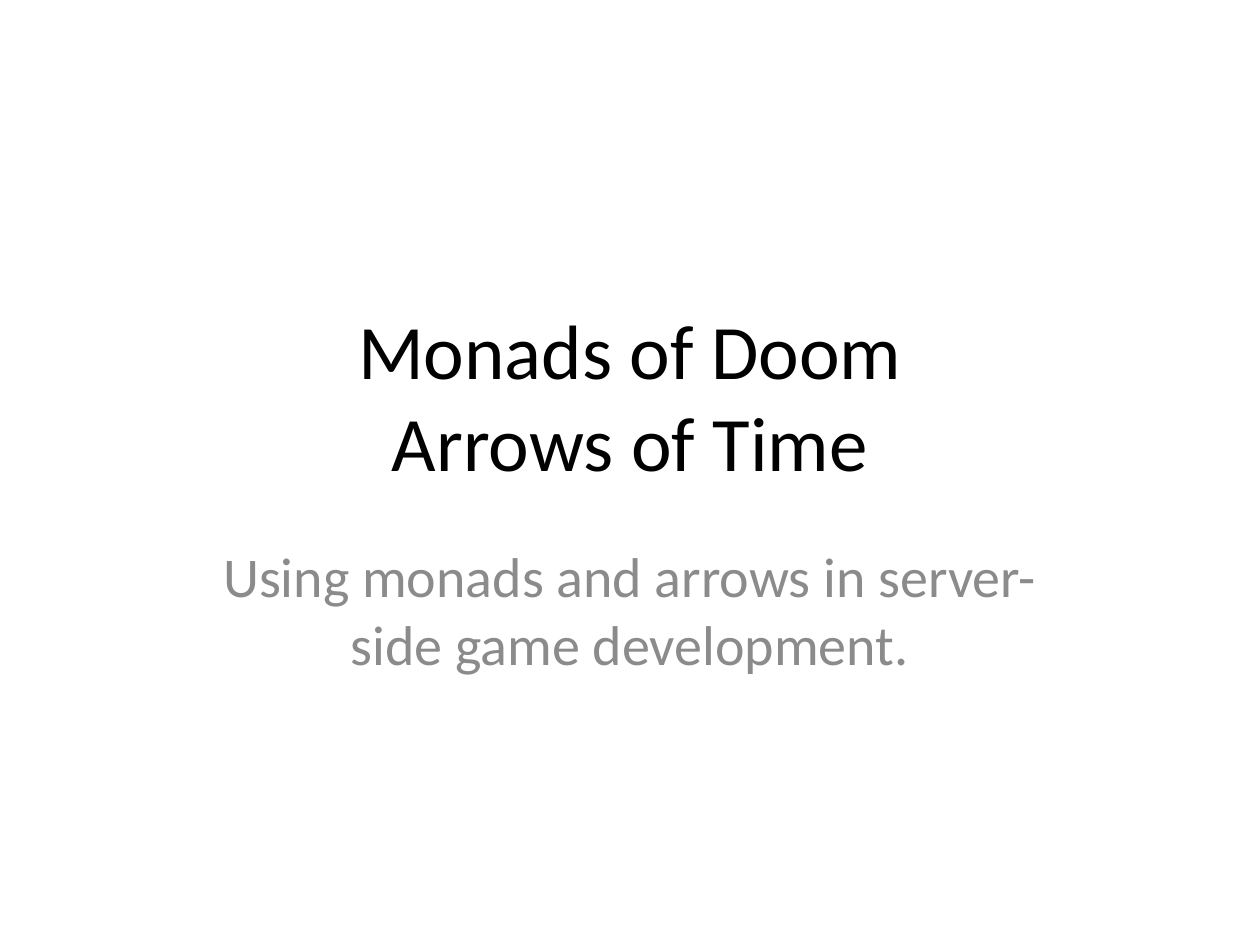
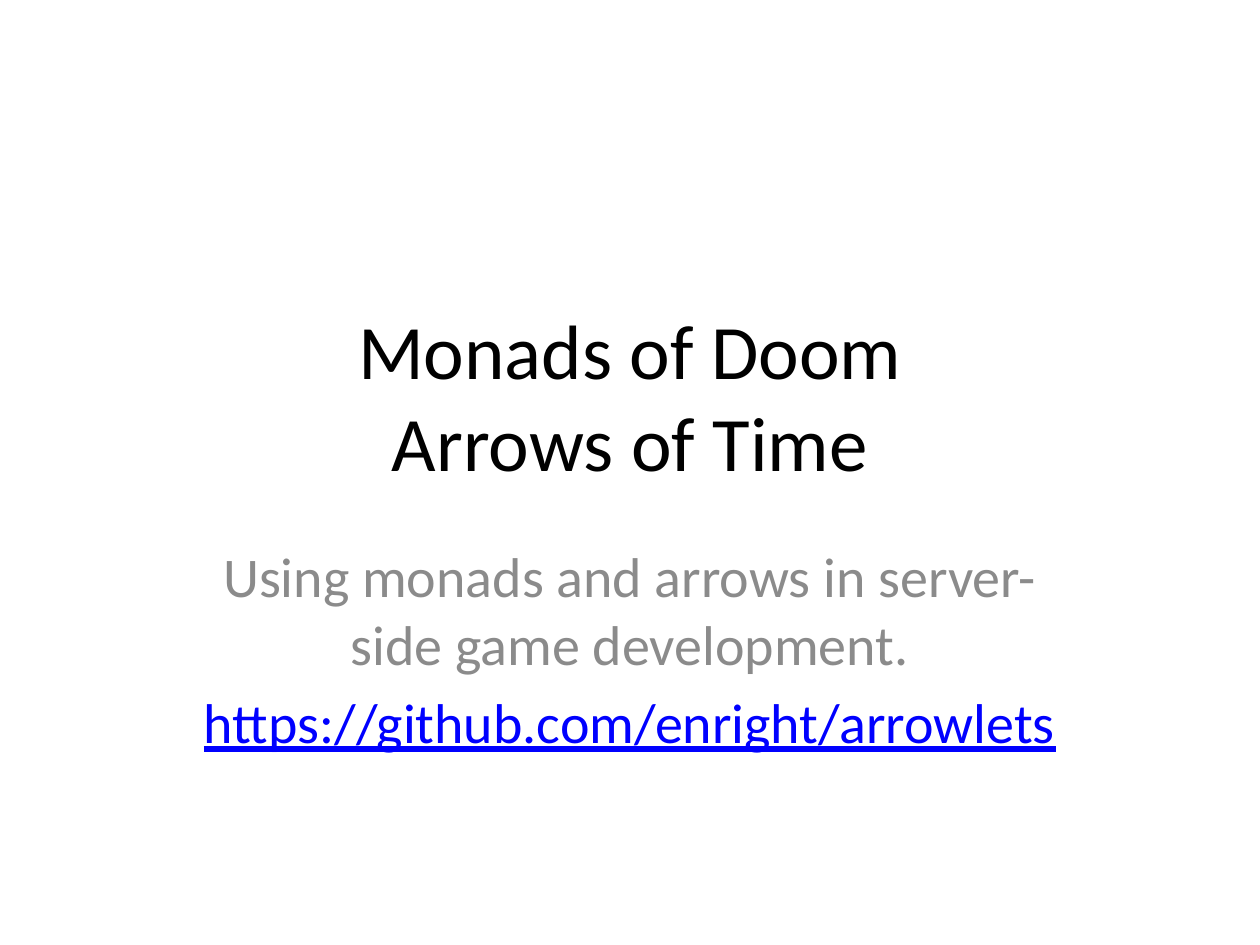
Before and after one commit to enright/arrowlets, a slide deck: slide 1 of MonadsOfDoomArrowsOfTime.pptx. Drawn at 1260x945 pixels with LibreOffice and Linux fonts; fonts in the diff are those of the drawing. Boxes give left, top, right and bottom in pixels: in the first picture for what was removed or moved away, otherwise in the second. Text is boxed around its words. In the diff, an @@ line names an element or a change of style, - is before the commit and + after.

Commit message:
update slides

```diff
--- a/MonadsOfDoomArrowsOfTime.pptx
+++ b/MonadsOfDoomArrowsOfTime.pptx
@@ subtitle at [204, 704, 1055, 753]: paragraph added @@
+https://github.com/enright/arrowlets
```
Also in this commit, not shown: 1 other slide changed, 5 slides added.
